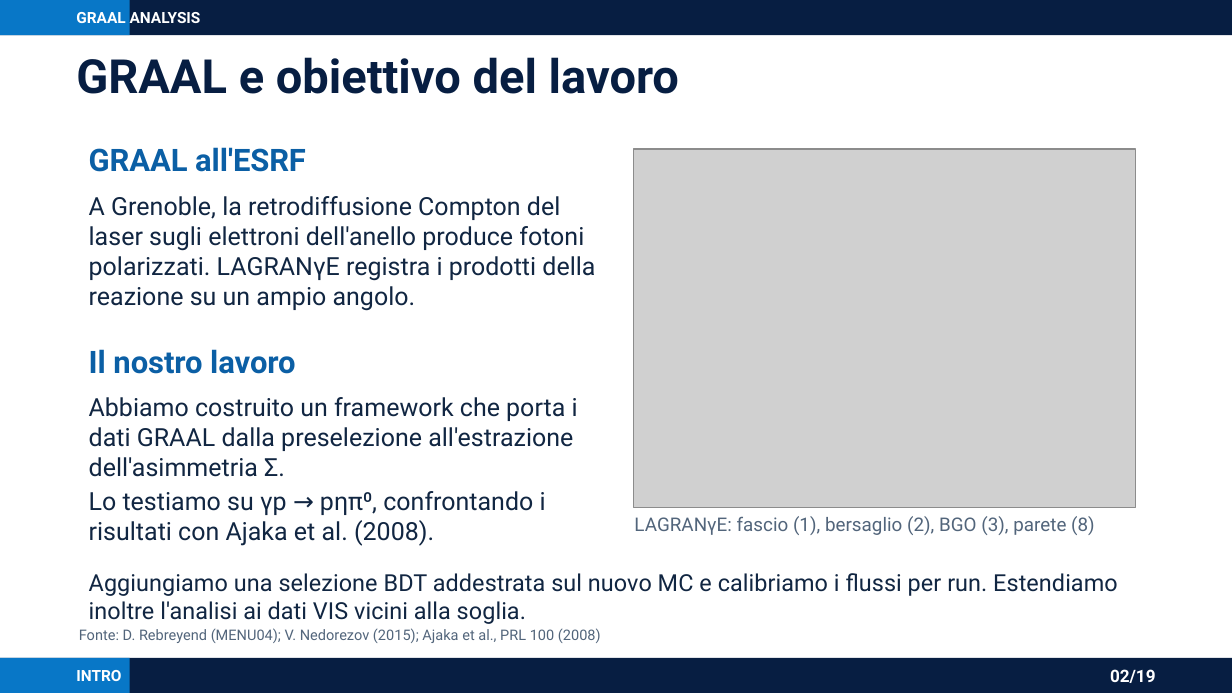
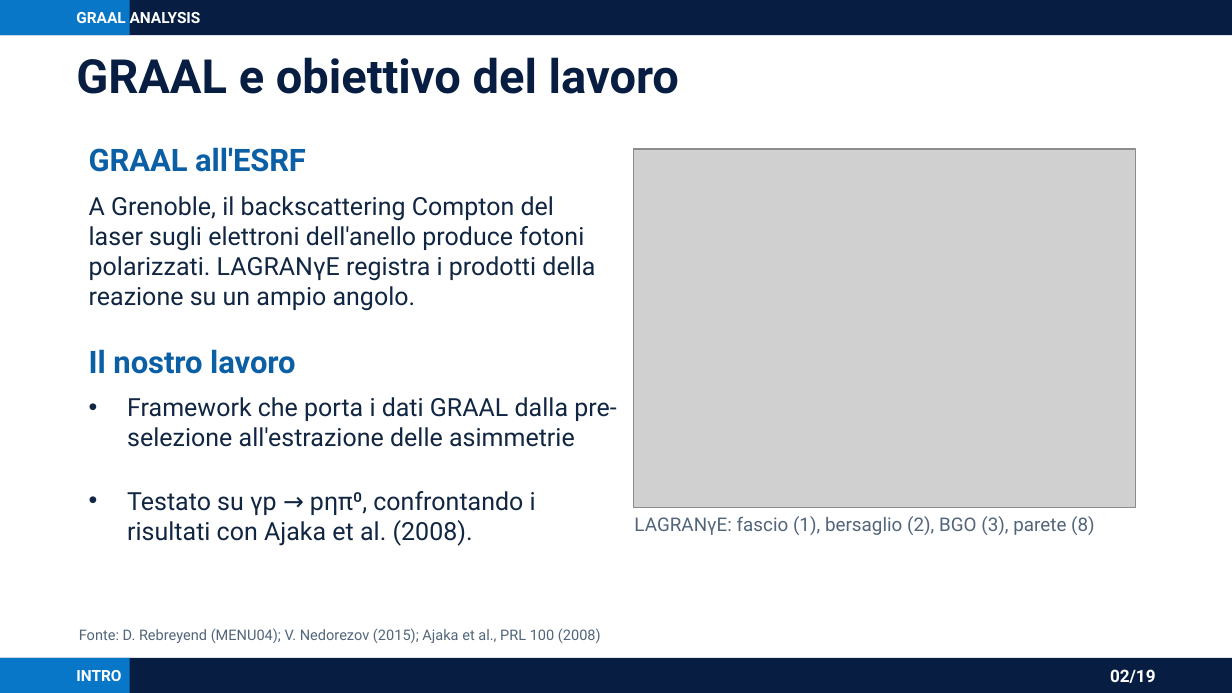
Before and after one commit to AntoninoFulci/GRAAL_Analysis, a slide deck: slide 2 of presentations/graal_analysis_framework_asimmetrie.pptx. Drawn at 1232x693 pixels with LibreOffice and Linux fonts; fonts in the diff are those of the drawing; grey boxes stand for pictures. Boxes give left, top, right and bottom in pixels: in the first picture for what was removed or moved away, otherwise in the second. Text is boxed around its words. In the diff, an @@ line names an element or a change of style, - is before the commit and + after.

```diff
--- a/presentations/graal_analysis_framework_asimmetrie.pptx
+++ b/presentations/graal_analysis_framework_asimmetrie.pptx
@@ text at [89, 196, 595, 311]: text changed @@
-A Grenoble, la retrodiffusione Compton del laser sugli elettroni dell'anello produce fotoni polarizzati. LAGRANγE registra i prodotti della reazione su un ampio angolo.
+A Grenoble, il backscattering Compton del laser sugli elettroni dell'anello produce fotoni polarizzati. LAGRANγE registra i prodotti della reazione su un ampio angolo.
@@ text at [127, 397, 616, 447]: text changed @@
-Abbiamo costruito un framework che porta i dati GRAAL dalla preselezione all'estrazione dell'asimmetria Σ.
+• Framework che porta i dati GRAAL dalla pre-selezione all'estrazione delle asimmetrie
@@ text at [127, 491, 536, 546]: text changed @@
-Lo testiamo su γp → pηπ⁰, confrontando i risultati con Ajaka et al. (2008).
+• Testato su γp → pηπ⁰, confrontando i risultati con Ajaka et al. (2008).
@@ text removed at [89, 573, 1118, 624] @@
-Aggiungiamo una selezione BDT addestrata sul nuovo MC e calibriamo i flussi per run. Estendiamo inoltre l'analisi ai dati VIS vicini alla soglia.
```
Also in this commit, not shown: 2 slides added, 2 slides removed, 3 other files.
